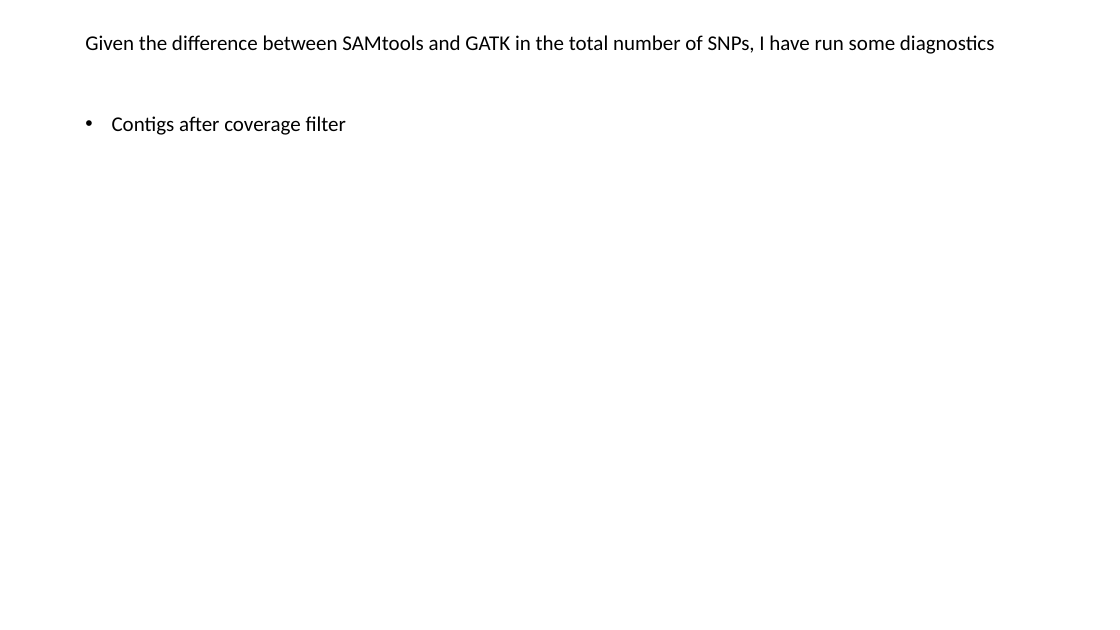
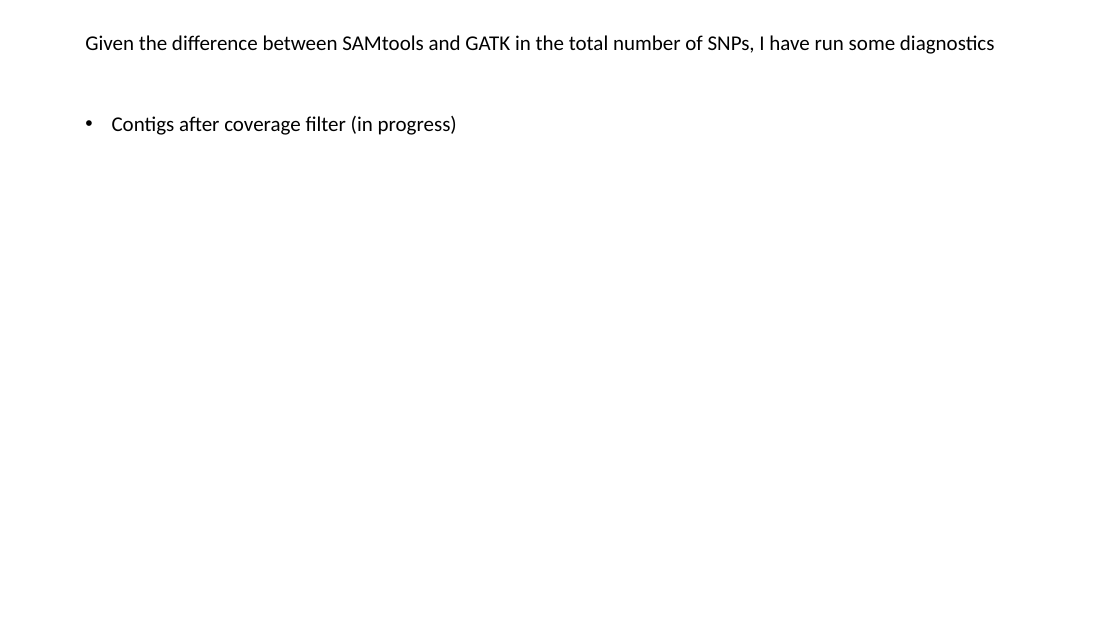
Before and after one commit to sam0per/Littorina_saxatilis_short_variants, a slide deck: slide 4 of short_genetic_variants/docs/short_indels.pptx. Drawn at 1120x630 pixels with LibreOffice and Linux fonts; fonts in the diff are those of the drawing. Boxes give left, top, right and bottom in pixels: in the first picture for what was removed or moved away, otherwise in the second. Text is boxed around its words. In the diff, an @@ line names an element or a change of style, - is before the commit and + after.

```diff
--- a/short_genetic_variants/docs/short_indels.pptx
+++ b/short_genetic_variants/docs/short_indels.pptx
@@ text at [112, 116, 457, 135]: text changed @@
-• Contigs after coverage filter
+• Contigs after coverage filter (in progress)
```
Also in this commit, not shown: 8 other slides changed, 4 slides added, 2 other files.
